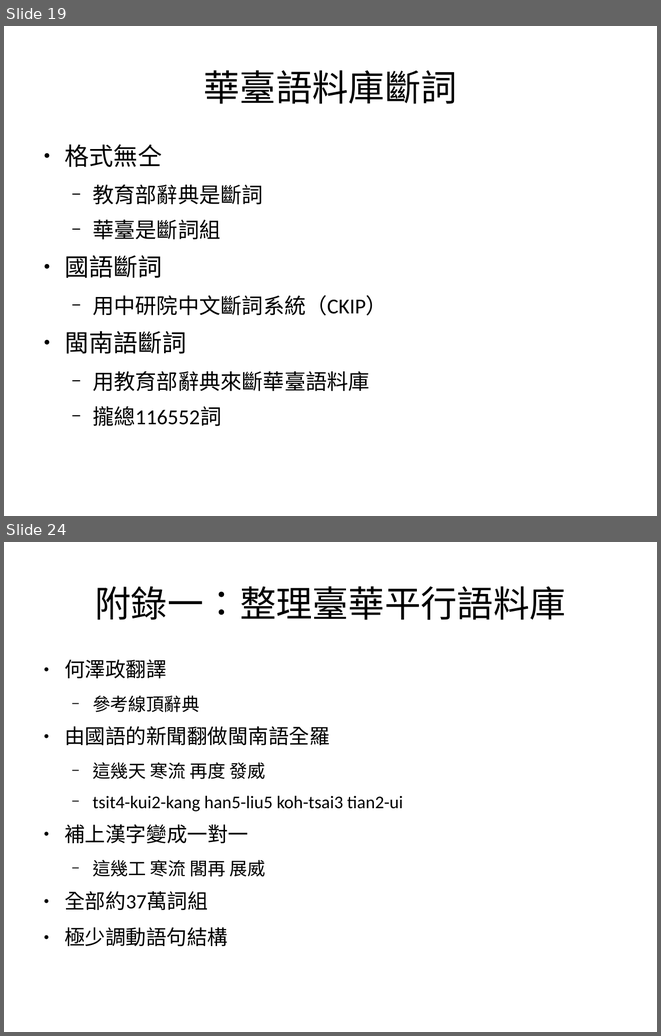
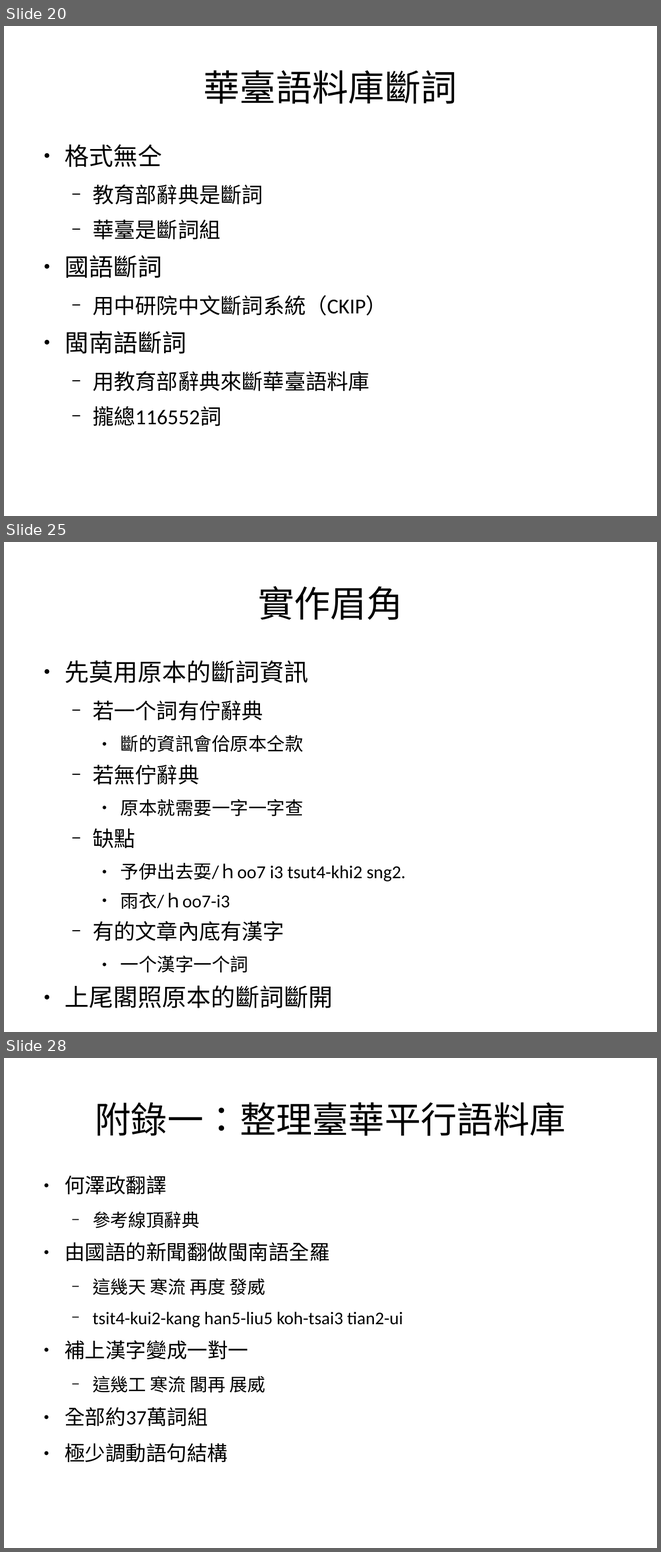
Before and after one commit to sih4sing5hong5/po3-ko3_tau5-iann2-phinn3, a slide deck: 翻譯報告.odp. Shown one above the other, each under a label of ours: slides 19 and 24 before the commit, slides 20, 25 and 28 after it; the slides between them are not shown. The pictures are 661x1036 and 661x1552 pixels, drawn with LibreOffice and Linux fonts; fonts in the diff are those of the drawing. Boxes give left, top, right and bottom in pixels: in the first picture for what was removed or moved away, otherwise in the second. Text is boxed around its words. In the diff, an @@ line names an element or a change of style, - is before the commit and + after.

```diff
--- a/翻譯報告.odp
+++ b/翻譯報告.odp
@@ slide 25 added at (4,542,657,1032), background #FFFFFF @@
@@ title added at (258,586,403,620), 44 pt, text #000000 @@
+實作眉角
@@ text added at (64,660,406,1008), 22.2 pt, text #000000 @@
+● 先莫用原本的斷詞資訊
+  − 若一个詞有佇辭典
+    ● 斷的資訊會佮原本仝款
+  − 若無佇辭典
+    ● 原本就需要一字一字查
+  − 缺點
+    ● 予伊出去耍/ｈoo7 i3 tsut4-khi2 sng2.
+    ● 雨衣/ｈoo7-i3
+  − 有的文章內底有漢字
+    ● 一个漢字一个詞
+● 上尾閣照原本的斷詞斷開
@@ what was slide 19 is now slide 20 @@
@@ what was slide 24 is now slide 28 @@
```
Also in this commit, not shown: 10 slides changed, 5 other slides added, 3 slides removed.
